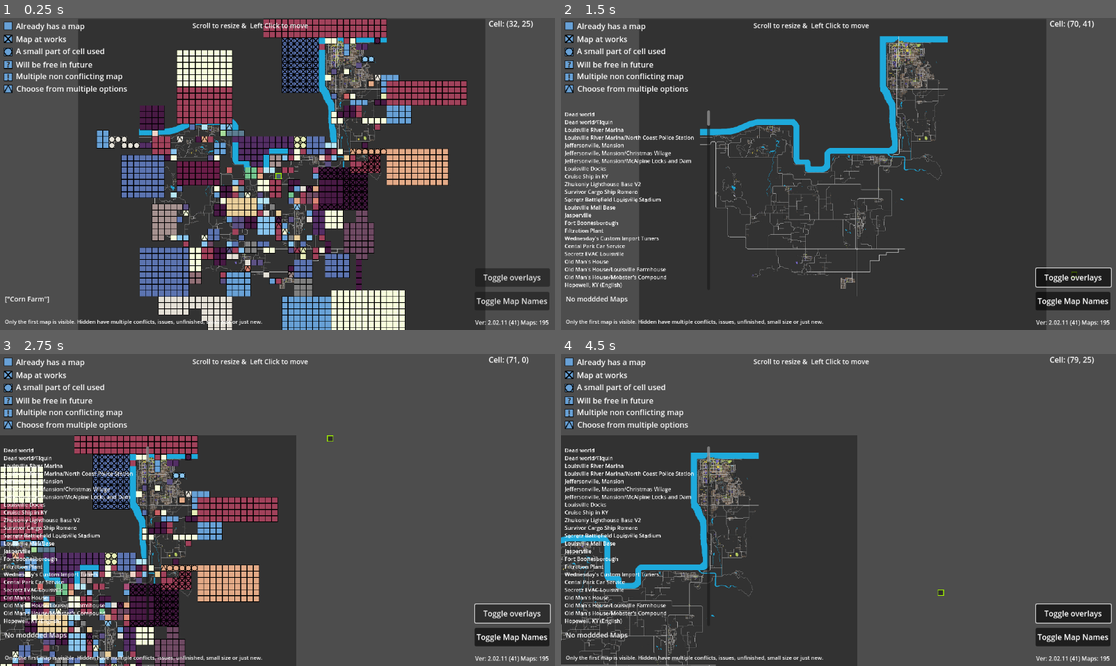
Above: before the commit, frames 1-4 (two rows, left to right).
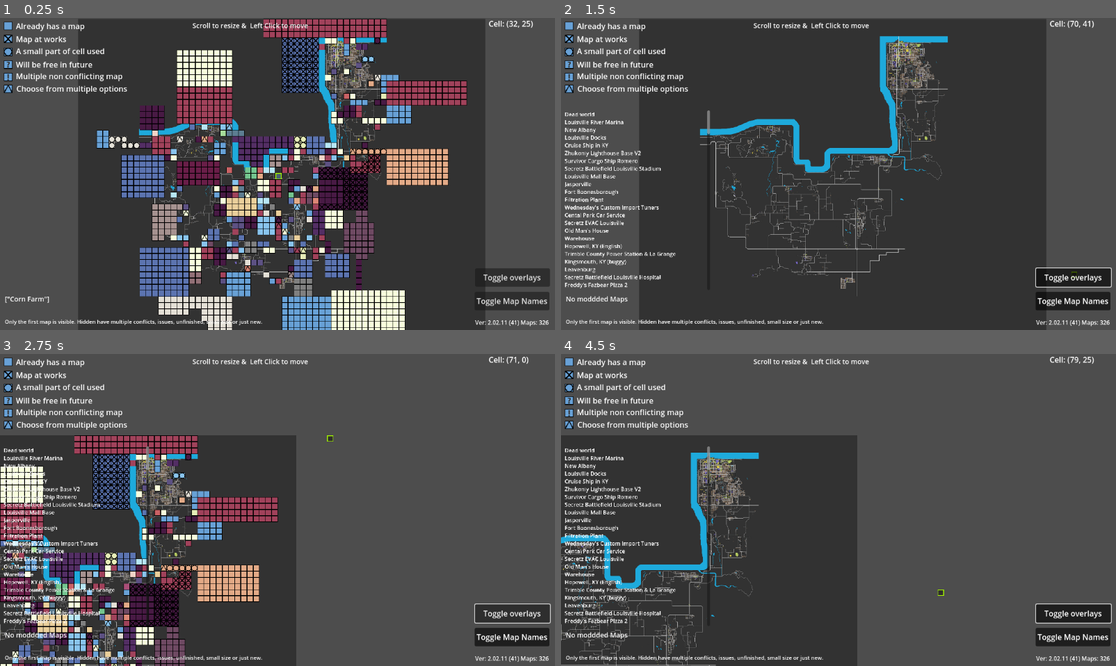
Above: after the commit, the same moments.

Repository: RakibRyan/IsThisCellTaken
Game: Godot game, scene res://scenes/zomboid41map.tscn
The game is run twice, just before and just after one commit, with the same random seed, the same clock (stepped at 60 frames per second) and the same inputs.
Inputs (mouse positions are in pixels of both pictures, inside the frame that each line leads up to):
- Up to frame 1 (0.25 s): no input
- Up to frame 2 (1.5 s): click "Toggle Map Names" at 0.5 s; click "Toggle overlays" at 1.25 s
- Up to frame 3 (2.75 s): tap Enter at 2 s; drag from (521, 360) to (333, 441) at 2.02 s
- Up to frame 4 (4.5 s): tap Enter at 2.75, 3.5, 4.25 s; drag from (638, 534) to (810, 572) at 2.77 s; move the mouse to (760, 641) at 3.52 s; hold D 3.53-4.25 s; tap F at 3.6 s; click (760, 641) at 3.67 s; drag from (1071, 659) to (672, 463) at 4.27 s

The runs differ from the first frame. In frame 1, less than 0.1% of the frame differs, in the area x 97-99%, y 96-99%; in frame 2, 2.6%; in frame 3, 2.5%; in frame 4, 2.7%, in the area x 0-99%, y 32-99%.

Commit message:
.

Diff:
--- a/project_time_traker.json
+++ b/project_time_traker.json
@@ -1,15 +1,15 @@
 {
-  "2D": 215851.898769626,
+  "2D": 216000.048581848,
   "3D": 2555.00799894335,
   "AssetLib": 23761.9626972677,
   "Assets": 766.022000074388,
   "Docs": 341.064999818801,
-  "Editor": 500113.423541796,
+  "Editor": 500600.487196934,
   "Local Assets": 134.811999797821,
   "Orchestrator": 2.98900008201599,
   "PiForge AI": 533.490999698639,
   "Project Statistics": 368.678000450134,
-  "Script": 255682.067480567,
+  "Script": 256020.981323483,
   "TODO": 32.9809999465942,
   "Tasks": 82.4485955238342
 }
--- a/scenes/zomboid41map.tscn
+++ b/scenes/zomboid41map.tscn
@@ -10771,12 +10771,8 @@
 offset_bottom = 159.0
 grow_vertical = 2
 text = "Dead world
-Dead world/Elquin
 Louisville River Marina
-Louisville River Marina/North Coast Police Station
-Jeffersonville, Mansion
-Jeffersonville, Mansion/Christmas Village
-Jeffersonville, Mansion/McAlpine Locks and Dam
+New Albany
 Louisville Docks
 Cruise Ship in KY
 Zhukoniy Lighthouse Base V2
@@ -10790,33 +10786,25 @@
 Cental Park Car Service
 Secretz EVAC Louisville
 Old Man's House
-Old Man's House/Louisville Farmhouse
-Old Man's House/Mobster's Compound
+Warehouse
 Hopewell, KY (English)
-Hopewell, KY (English)/ARRC Forward Operating Base
 Trimble County Power Station & La Grange
-Trimble County Power Station & La Grange/Shelbyville, KY
-Trimble County Power Station & La Grange/The Sims Zomboid
 Kingsmouth, KY (buggy)
 Leavenburg
 Secretz Battlefield Louisville Hospital
+Freddy's Fazbear Pizza 2
 Bunker Last Minute Prepper
 SHELTER 49 12
 Louisville Quarantine Zone
 secretz checkpoint 7
 ValuTech Amusement Park
-ValuTech Amusement Park/SHELTER 45 15
 LV International Airport
-LV International Airport/Film Studio In Knox County
-LV International Airport/McCoy's Bunker
 RallyMap
 Louisville Shipping Port
 Valley Station Town
-Valley Station Town/The Eye Lake
 Riverside Mansion
 Leavenburg-RiversideBridge
 East Riverside
-East Riverside/The Oilrig Military Base KY
 Abandoned Survivor Base
 Irvington, KY
 The Yacht
@@ -10824,20 +10812,13 @@
 Riverside Expansion Maukport
 Irvington Road
 Southwood 2,KY
-Southwood 2,KY/SuperGigaMart
-Southwood 2,KY/Fort U54G1
-Southwood 2,KY/secretz checkpoint 8
 Cedar Hill
-Cedar Hill/The Christmas Miracle
 secretz checkpoint 6
 Hunter's Base
 Spencer-Mansion-lootable
 Coryerdon
-Coryerdon/Laconia
-Coryerdon/Laconia Expansion
 Coryerdon or Dirkerdam to OTR road
 Over the River
-Over the River/Little Aoi's safe house
 Northwest Blockade Reloaded
 Fort Rock Ridge
 Over the River - Secondary Road
@@ -10846,44 +10827,26 @@
 Elysium Island
 West Point's Lighthouse [REBORN]
 Canvasback Studios
-Canvasback Studios/The Hiker Trailer
 无水高处流的小窝
 The Frigate
 Secretz Battlefield Louisville Airfield
 Lake Cumberland New Location
-Lake Cumberland New Location/Bridge Crossing
-Lake Cumberland New Location/Dead in Hong Kong
-Lake Cumberland New Location/Overfield Lane Bunker
 Winchester, KY
-Winchester, KY/Klin - Russian City
-Winchester, KY/Military Checkpoint Westside
-Winchester, KY/SHELTER 13 26
-Winchester, KY/Raicon Town KY
-Winchester, KY/Pleford Springs, KY
-Winchester, KY/Guston, KY
-Winchester, KY/secretz checkpoint 4
 Pigeon Town
 Chestown
 Nuke's Tiny Additions Small Construction
 PortCity KY
-PortCity KY/The Last Island KY
-PortCity KY/Hopefalls
-PortCity KY/SHELTER 31 22
+Prewitts
 Ris Safehouse
 West Point Gated Community
 Fire Department West Point
 Secretz Westpoint Bridge out
+BlackMarketRaft
 Shortrest (Mapjam Version)
-Shortrest (Mapjam Version)/TOWER 47 22
 Knox County Bar Crawl
 Big Bear Lake
-Big Bear Lake/Trelai_4x4 Riverside Expansion
-Big Bear Lake/Fort Benning
-Big Bear Lake/Cigaro gated community
-Big Bear Lake/Diggertown
+Shelter 24 24
 Greenport, KY
-Greenport, KY/Riverside House
-Greenport, KY/Riverwood
 River Admin Base
 Rabbit Hash, KY
 Daisy County
@@ -10895,106 +10858,55 @@
 Heavens Hill
 Base ABS
 Homepie
-Homepie/Mys Community Center
-Homepie/SHELTER 29 25
 Old's Military Airfield
-Old's Military Airfield/Hyrule County
-Old's Military Airfield/Gas Station
 Studio South Shore
-Studio South Shore/Fort Angel
-Studio South Shore/FlanHouseV2
 Monmouth County
-Monmouth County/Bourstrange
-Monmouth County/TWD Prison
-Monmouth County/Road to Bedford
-Monmouth County/Road from Monmouth County to Bedford Falls
-Monmouth County/Cooper's Peanut Packaging Plant
-Monmouth County/SHELTER 40 30
-Monmouth County/West Point Expansion
-Monmouth County/SHELTER 41 25
-Monmouth County/Sant Lake City KY
-Monmouth County/The Prepper's Home
-Monmouth County/secretz checkpoint 1
 Camp Warsaw
 Bendy's Bunker Prepper v2
+Ekron
 Little Farmstead
 The Compound
 The Museum
 Papaville
-Papaville/Park Rangers HQ
 Anthem, KY
-Anthem, KY/Cherokee Lake
-Anthem, KY/Complex Z-17
-Anthem, KY/Aardmore Farm
-Anthem, KY/Rinky Race Track, KY
-Anthem, KY/Dixie Lake version 2
-Anthem, KY/Dixie Lake version 1
-Anthem, KY/ohm's Bunker
-Anthem, KY/Fort Loid
 Al's Hardware Store
 Secretz Camp Deerhead
 SHELTER 22 28
 Ekron Mansion
 Homestead Windy
-Homestead Windy/Little Township
 Chinatown Expansion, KY
 Ed's Auto Salvage
 White Forest Camp
 Xonic's Mega Mall (New Expansion has arrived!!!)
-Xonic's Mega Mall (New Expansion has arrived!!!)/Chinatown 2, KY
-Xonic's Mega Mall (New Expansion has arrived!!!)/Linden
-Xonic's Mega Mall (New Expansion has arrived!!!)/FBI Branch Office
-Xonic's Mega Mall (New Expansion has arrived!!!)/ohm's FEMA camp
 Empty Garage Base
 OldPark Town
 NSCarWorkshop
 Muldraugh Checkpoint
 QG du MC
 St Paulo's Hammer
-St Paulo's Hammer/Cathaya Valley,KY
-St Paulo's Hammer/Wilbore, KY
-St Paulo's Hammer/Finnegan Mental Asylum
-St Paulo's Hammer/Lincoln Regional Airport
-St Paulo's Hammer/Little Crutown
-St Paulo's Hammer/HavenRidge
-St Paulo's Hammer/Pineville
 The Ruins of Bracklewhyte
 Nettle Township
-Nettle Township/Berri Mall KY
 North Of Killian Country
-North Of Killian Country/Waterlocked Pharmaceutical Factory
 Western Scrap Car Yard
 Tioga Colony
 Checkpoint North Muldraugh
-Checkpoint North Muldraugh/Secretz Muldraugh Blockade
 Train Base near MD
 Weyhausen, KY
-Weyhausen, KY/Tropical Town
 ExpressTransferStation
 Betsys Farm
+Ooey's Auto Salvage
 Addams Family Mansion
 Secretz EVAC Muldraugh
 Ztardew Valley
-Ztardew Valley/Wilderness Warehouse
 Bedford Falls
-Bedford Falls/Oclita City
-Bedford Falls/Águas Claras (beta)
 The Oasis
 Utopia
 Orchidwood(official version)
-Orchidwood(official version)/Green Hell Community Center
-Orchidwood(official version)/Safe house Center manor house
 Lake Ivy Township
-Lake Ivy Township/LittleCreek
-Lake Ivy Township/Ballincoolin
 Nuke's Tiny Additions Muldraugh Factory
 Muldraugh - West outskirts Shipping Company
-Muldraugh - West outskirts Shipping Company/Little Rural
-Muldraugh - West outskirts Shipping Company/Lakeside House
 Killian Country by Jupiter
-Killian Country by Jupiter/SHELTER 25 33
 Ranger's Homestead
-Ranger's Homestead/Forest Shelter
 Muldraugh Mansion
 Base BBS
 Chernaville
@@ -11009,71 +10921,48 @@
 The Walking Dead Terminus
 Nuke's Tiny Additions SouthWest Highway Motel
 Redbird Ranger Station - Forest Ranger Outpost
-Redbird Ranger Station - Forest Ranger Outpost/Industry Building 20 36
 Nature's Vengeance Township
 Brazil Farm
 Nova zona de Salinas
 Rosewood Expansion
 CJ High School
-CJ High School/Hunter's cabin in forest!
 Fort Waterfront
 Shelter in the Forest
 Redstone Raceway
 Raven Creek
 Fort Redstone
-Fort Redstone/Ciclo Town KY
 White forest———白森林
-White forest———白森林/Crowlake, KY
-secretz checkpoint 3
-Exotics Rest Area
+Sunset Lake Town
 Grapeseed
-Grapeseed/Top Speed
 Salinas
 Entrada de Salinas Rosewood
 Pitstop
 TeraMart
 Crossroads Checkpoint
-Crossroads Checkpoint/Secretz Muldraugh Crossing Blockade
 SouthTown
-SouthTown/Primitivist Communities
-SouthTown/TeraMart - East Side
-SouthTown/Fort Crosstown
-SouthTown/secretz checkpoint 2
 Ashenwood
 Bobby Mackeys Music World
 Rosewood Cabins
-Rosewood Cabins/St Johns Farm
-Rosewood Cabins/Recanto
 Port Hope
-Port Hope/Quarry Lake
 Road between Fort Knox and Bedford Falls
 Trailer House with Garage (Beta)
 Trapalaketown
 Petroville
-Petroville/St Moose Hospital Area
-Petroville/Witchlake
-Petroville/Grims Map Addons MRA
 Rosewood VHS & Gun Stores
 Research Facility
-Research Facility/The Access Road V2
 Vault-001
 Mapa brasil
-Mapa brasil/Research facility access road
 Speck
-Checkpoint March Ridge
+Secretz MarchRidge Research
 Quarantine Zone Rosewood
 CON Research & Testing Facility
 March Ridge Expansion
 South Muldraugh
-South Muldraugh/EP MFD
-South Muldraugh/Mockingbird 2
 Fort Knox linked to Eerie Country
 Elliot Pond
 Eerie Country
-Eerie Country/Stadium
 Save Our Stations!
 Dirkerdam Alpha
-Dirkerdam Alpha/Taylorsville
 The commune
 Madriguera Evolution"
 tab_size = 0
--- a/scripts/mod maps.gd
+++ b/scripts/mod maps.gd
@@ -4,26 +4,26 @@
 @export var total_no_of_maps:int
 
 #-------------------------------------------------------------------------
-func _ready():
-	print("ready")  # Debug
-	modded_tilemaps = get_children()  # Get only TileMaps
-	total_no_of_maps = modded_tilemaps.size()
-	print("Total TileMaps:", total_no_of_maps)  # Debug
-	for tile in modded_tilemaps:
-		var temp = str(tile)
-		temp = temp.get_slice(":", 0)
-		map_list.append(temp)
-		print(temp)
+#func _ready():
+	#print("ready")  # Debug
+	#modded_tilemaps = get_children()  # Get only TileMaps
+	#total_no_of_maps = modded_tilemaps.size()
+	#print("Total TileMaps:", total_no_of_maps)  # Debug
+	#for tile in modded_tilemaps:
+		#var temp = str(tile)
+		#temp = temp.get_slice(":", 0)
+		#map_list.append(temp)
+		#print(temp)
 	#print(map_list)
 
 #-----------This is the original code------------------------------------
-# find all tile maps and slices them
-#func _ready():
-	#print("ready") #Debug
-	#modded_tilemaps = find_children("*", "TileMap") #print(modded_tilemaps)
-	#total_no_of_maps = modded_tilemaps.size()
-	#print("Total number of maps: ", total_no_of_maps)
-	#print_tree()
+ #find all tile maps and slices them
+func _ready():
+	print("ready") #Debug
+	modded_tilemaps = find_children("*", "TileMap") #print(modded_tilemaps)
+	total_no_of_maps = modded_tilemaps.size()
+	print("Total number of maps: ", total_no_of_maps)
+	print_tree()
 	#print(map_list)
 	#print(modded_tilemaps)
 #-----------------------------------------------------------------------------------------
